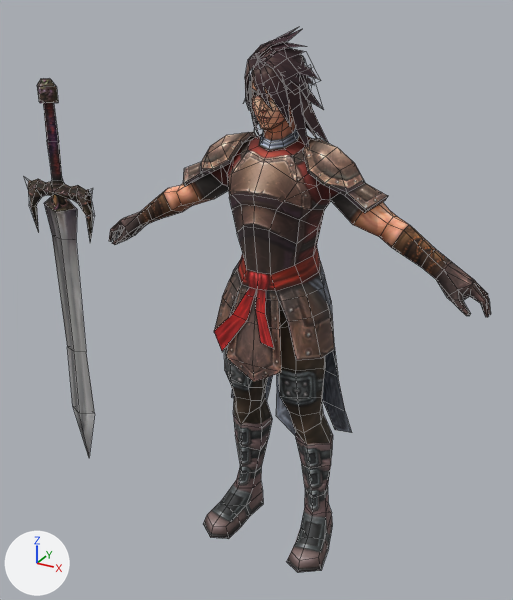
Before and after pictures for a commit that changed the FBX model TaidouARPGProject/Assets/Model/Boy/man_stand.FBX.
Both versions are drawn from a 50 mm lens placed at (0.97, -1.83, 1.88), pointed at (-0.12, 0.14, 0.89). The axes (+X, +Y, +Z) are drawn at lower left. The lights are the same throughout. Mesh edges are drawn as thin lines. Where no turn or scale is listed for an object, it has been applied to the vertices.

Names of what the first picture shows: 'ce01_leg01', 'lod1'.
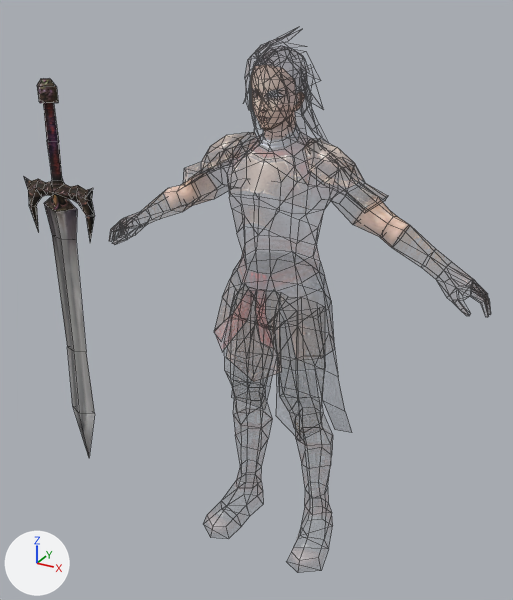
What differs and where, as boxes (x1, y1, x2, y2) in the pictures (513 x 600 px):
'ce01_leg01', surface changed
    both: (109, 28, 491, 573)

Edits to the bpy script that builds the scene:
```text
Change img_man_tga:
    img_man_tga: load_image('man.tga', 'man.tga', 512, 512, 'sRGB') -> load_image('man.tga', 'man.tga', 512, 512, 'Non-Color')
Change mat_material__41:
    add n3 = _N.new('ShaderNodeTexImage'); n3.name = 'Image Texture.001'
    add n3.image = img_man_tga
    where n2 = _N.new('ShaderNodeTexImage'); n2.name = 'Image Texture'
    where n0 = _N.new('ShaderNodeBsdfPrincipled'); n0.name = 'Principled BSDF'
    remove _L.new(n2.outputs[1], n0.inputs[4])  # 'Alpha' to 'Alpha'
    add _L.new(n3.outputs[0], n0.inputs[4])  # 'Color' to 'Alpha'
```
